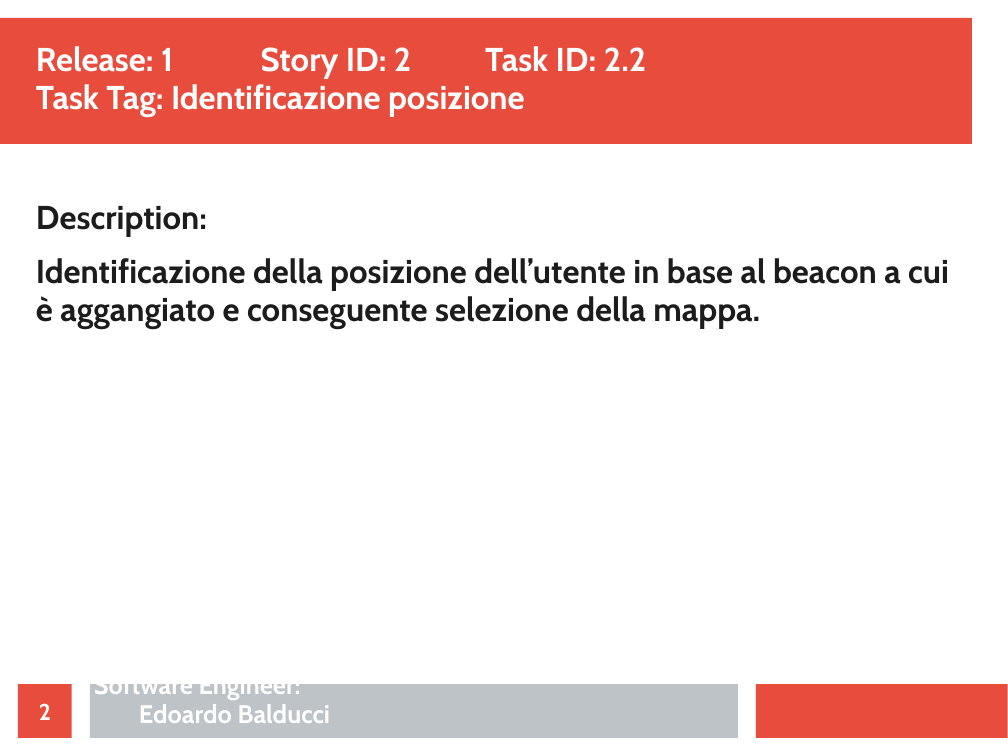
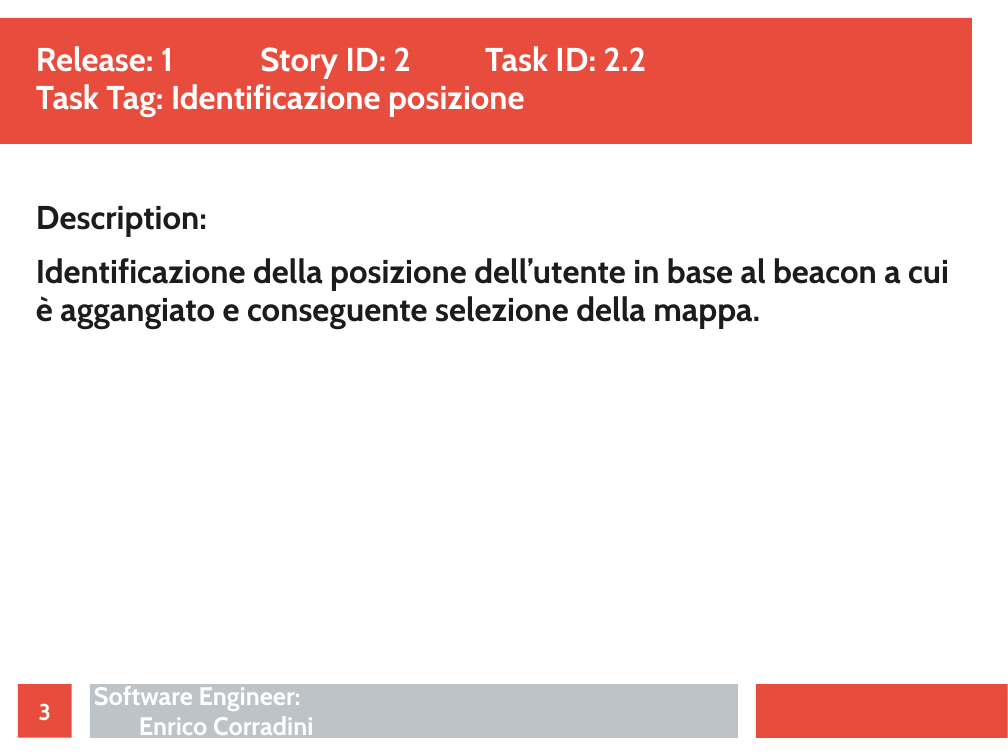
Before and after one commit to ecorradini/ProgettoIDS, a slide deck: slide 3 of AnalisiRequisiti/TaskGestioneMappe.ppt (slide 2 before the commit). Drawn at 1008x756 pixels with LibreOffice and Linux fonts; fonts in the diff are those of the drawing. Boxes give left, top, right and bottom in pixels: in the first picture for what was removed or moved away, otherwise in the second. Text is boxed around its words. In the diff, an @@ line names an element or a change of style, - is before the commit and + after.

```diff
--- a/AnalisiRequisiti/TaskGestioneMappe.ppt
+++ b/AnalisiRequisiti/TaskGestioneMappe.ppt
@@ text at (94,686,313,741): text changed @@
-Software Engineer:
-Edoardo Balducci
+Software Engineer:
+Enrico Corradini
@@ page number at (39,703,51,721): text changed @@
-2
+3
```
Also in this commit, not shown: 3 other slides changed, 1 slide added, 1 other file.
